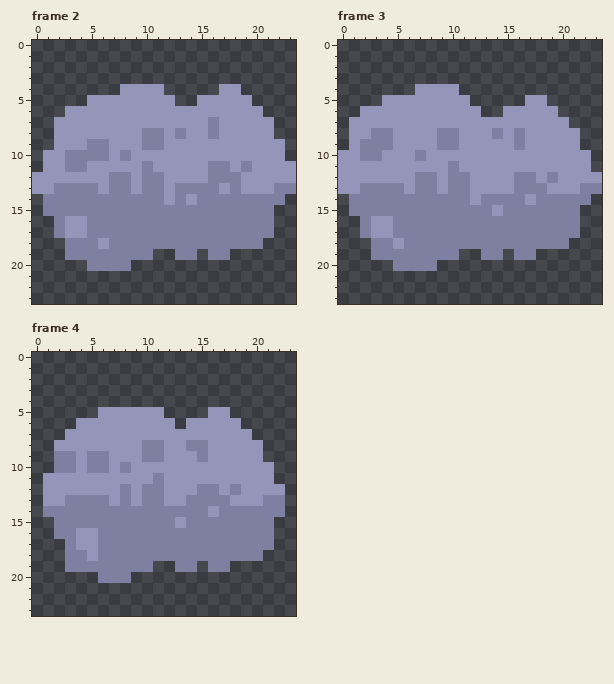
Two states of a animated GIF sprite, assets/sprites/prop/rughai/bush_0/bush_0_idle_1.gif. That is the earlier state.
The file is 24x24 pixels, 4 frames. Shown: frame 2, frame 3, frame 4. The commit also changed other frames, which this record leaves out.
Now the later version:
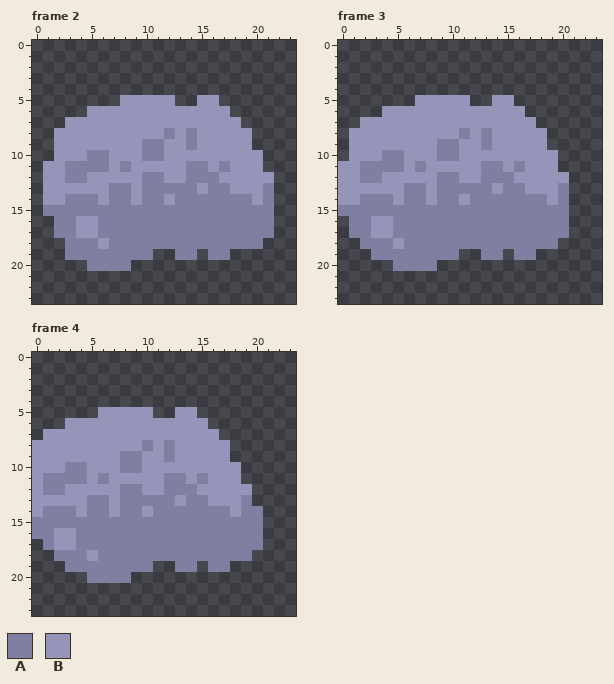
Palette (. is transparent): A #7f7fa1  B #9595ba
What changed:
Frame 2:
y 4: x 8..11 BBBB -> ....; x 17..18 BB -> ..
y 5: x 5..7 BBB -> ...; x 17..19 BBB -> ...
y 6: x 3..4 BB -> ..; x 18..20 BBB -> ...
y 7: x 2 B -> .; x 16 A -> B; x 19..21 BBB -> ...
y 8: x 10..14 AABAB -> BBABA; x 16 A -> B; x 20..21 BB -> ..
y 9: x 5..6 AA -> BB; x 14 B -> A; x 20..22 BBB -> ...
y 10: x 1 B -> .; x 3..4 AA -> BB; x 8 A -> B; x 10..11 BB -> AA; x 21..22 BB -> ..
y 11: x 5..6 BB -> AA; x 8 B -> A; x 10 A -> B; x 14..16 BBA -> AAB; x 19 A -> B; x 21..23 BBB -> ...
y 12: x 0 B -> .; x 3..4 BB -> AA; x 7..8 AA -> BB; x 14..15 BB -> AA; x 17..18 AA -> BB; x 22..23 BB -> ..
y 13: x 0 B -> .; x 2..5 AAAA -> BBBB; x 12 B -> A; x 15 A -> B; x 17..18 BA -> AB; x 21..23 BAA -> A..
y 14: x 1..2 AA -> BB; x 6 A -> B; x 9 A -> B; x 14 B -> A; x 20 A -> B; x 22 A -> .
y 16..17: x 3 B -> A; x 5 A -> B
Frame 3:
y 4: x 7..10 BBBB -> ....
y 5: x 4..6 BBB -> ...; x 14..15 .. -> BB; x 17..18 BB -> ..
y 6: x 2..3 BB -> ..; x 13..14 .. -> BB; x 17..19 BBB -> ...
y 7: x 1 B -> .; x 18..20 BBB -> ...
y 8: x 3..4 AA -> BB; x 9..11 AAB -> BBA; x 13..14 BA -> AB; x 16 A -> B; x 19..21 BBB -> ...
y 9: x 2..4 AAA -> BBB; x 13 B -> A; x 16 A -> B; x 19..21 BBB -> ...
y 10: x 0 B -> .; x 2..5 AABB -> BBAA; x 7 A -> B; x 9..10 BB -> AA; x 20..22 BBB -> ...
y 11: x 2..5 BBBB -> AAAA; x 7 B -> A; x 10 A -> B; x 13..14 BB -> AA; x 16 B -> A; x 20..22 BBB -> ...
y 12: x 2..3 BB -> AA; x 7..9 AAB -> BBA; x 11 A -> B; x 13..17 BBBAA -> AAABB; x 19 A -> B; x 21..23 BBB -> ...
y 13: x 2..6 AAAAB -> BBBBA; x 8..9 AB -> BA; x 12..13 BB -> AA; x 15 B -> A; x 17..18 AA -> BB; x 20..23 BBAA -> A...
y 14: x 0..1 .A -> BB; x 5 A -> B; x 8 A -> B; x 11..12 AB -> BA; x 17 B -> A; x 19 A -> B; x 21..22 AA -> ..
y 15: x 0 . -> A; x 14 B -> A; x 21 A -> .
y 16..17: x 1 . -> A; x 21 A -> .
y 18: x 2 . -> A; x 20 A -> .
Frame 4:
y 5: x 11 B -> .; x 13..14 .. -> BB; x 16..17 BB -> ..
y 6: x 3 . -> B; x 13 . -> B; x 16..18 BBB -> ...
y 7: x 1..2 .. -> BB; x 17..19 BBB -> ...
y 8: x 0..1 .. -> BB; x 11..12 AB -> BA; x 14..15 AA -> BB; x 18..20 BBB -> ...
y 9: x 0..3 ..AA -> BBBB; x 5..6 AA -> BB; x 8..12 BBAAB -> AABBA; x 15 A -> B; x 18..20 BBB -> ...
y 10: x 0..2 ..A -> BBB; x 4..6 BAA -> ABB; x 9 B -> A; x 19..21 BBB -> ...
y 11: x 0..4 .BBBB -> BAAAA; x 6 B -> A; x 11..13 ABB -> BAA; x 15 B -> A; x 19..21 BBB -> ...
y 12: x 0..2 .BB -> BAA; x 9..16 BAABBBAA -> ABBAAABB; x 18 A -> B; x 20..22 BBB -> ...
y 13: x 0 . -> B; x 3..4 AA -> BB; x 9 B -> A; x 12 B -> A; x 16..17 AA -> BB; x 19..22 BBAA -> A...
y 14: x 0 . -> B; x 4 A -> B; x 7 A -> B; x 10 A -> B; x 16 B -> A; x 18 A -> B; x 21..22 AA -> ..
y 15: x 0..1 .. -> AA; x 13 B -> A; x 21 A -> .
y 16: x 0..5 ..AABB -> AABBAA; x 21 A -> .
y 17: x 1..5 ..ABB -> ABBAA; x 21 A -> .
y 18: x 2 . -> A; x 20 A -> .
y 20: x 5 . -> A
